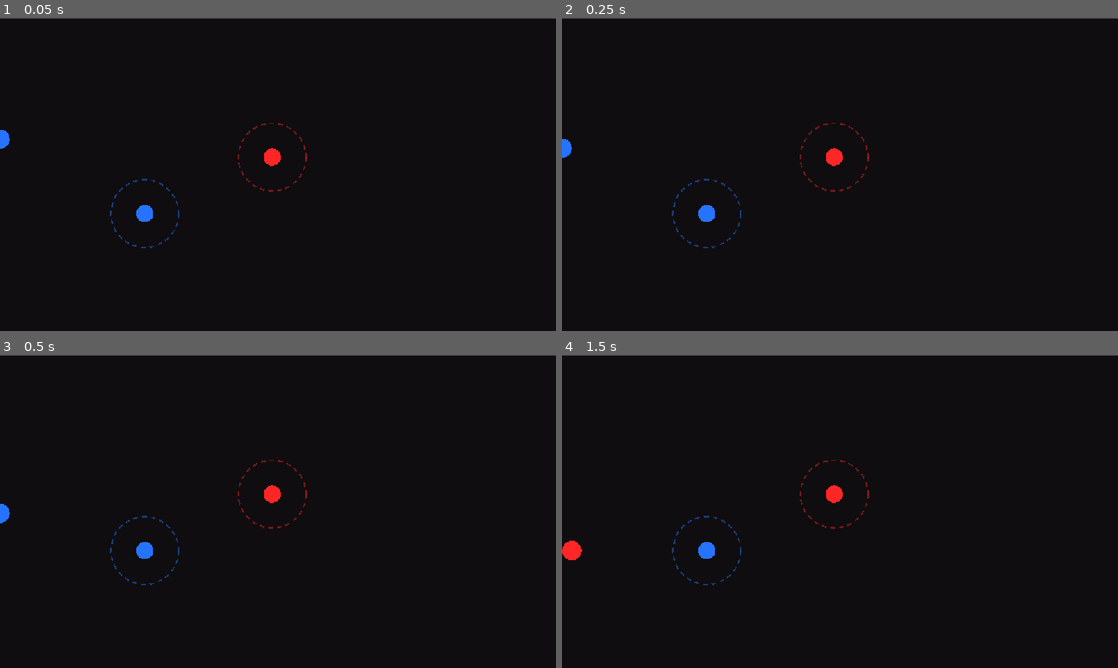
Above: before the commit, frames 1-4 (two rows, left to right).
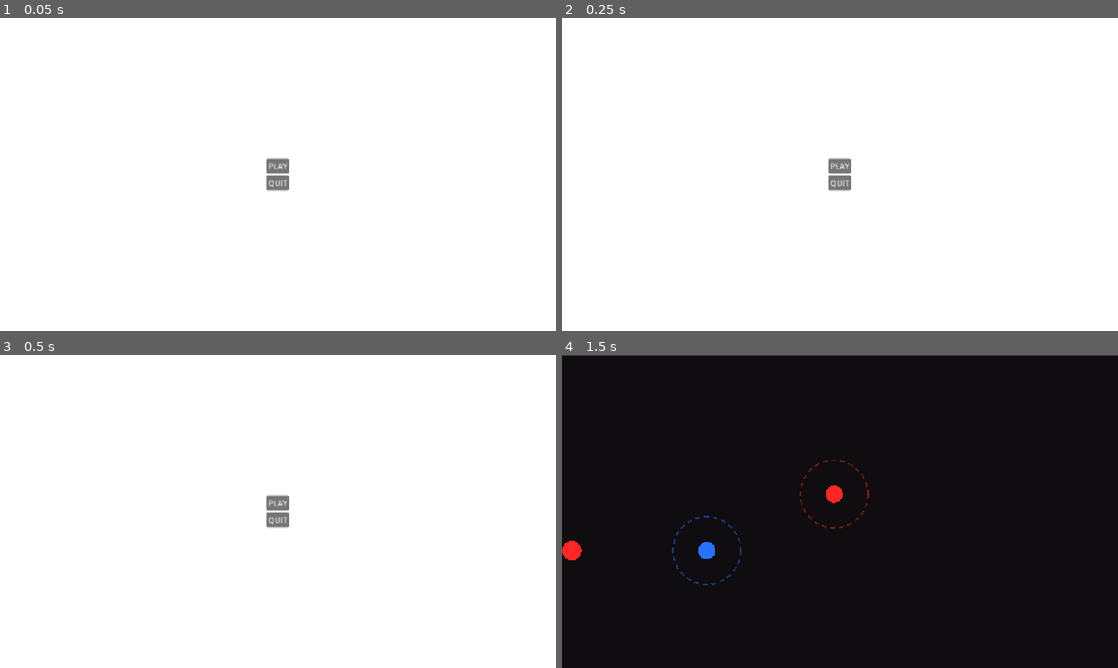
Above: after the commit, the same moments.

Repository: e-neuf/summer-summit-game-jam
Game: Godot game, scene res://main_menu.tscn
The game is run twice, just before and just after one commit, with the same random seed, the same clock (stepped at 60 frames per second) and the same inputs. Before the commit the project starts from res://levels/Level1.tscn. The engine's default icon, where the game draws it, is replaced by a stand-in: a white triangle on a blue panel in a dark square.
Inputs (mouse positions are in pixels of both pictures, inside the frame that each line leads up to):
- Up to frame 1 (0.05 s): no input
- Up to frame 2 (0.25 s): no input
- Up to frame 3 (0.5 s): no input
- Up to frame 4 (1.5 s): click (840, 502) at 0.5 s, where only the run after the commit has a clickable "PLAY"; hold Right (move_right) from 1.28 s (still down); tap Space (flip_polarity) at 1.35 s

The runs differ from the first frame. In frame 1, 100% of the frame differs, in the area x 0-100%, y 0-100%; in frame 2, 100%; in frame 3, 100%; in frame 4, nothing differs.

Commit message:
made main menu the main scene

Diff:
--- a/project.godot
+++ b/project.godot
@@ -11,7 +11,7 @@
 [application]
 
 config/name="SSGJTEst"
-run/main_scene="uid://rid3t6xsrtbw"
+run/main_scene="uid://2mbt44uqnotu"
 config/features=PackedStringArray("4.7", "GL Compatibility")
 config/icon="res://icon.svg"
 
Not shown, added: scripts/main_menu.gd.uid
Not shown, changed: README.md
